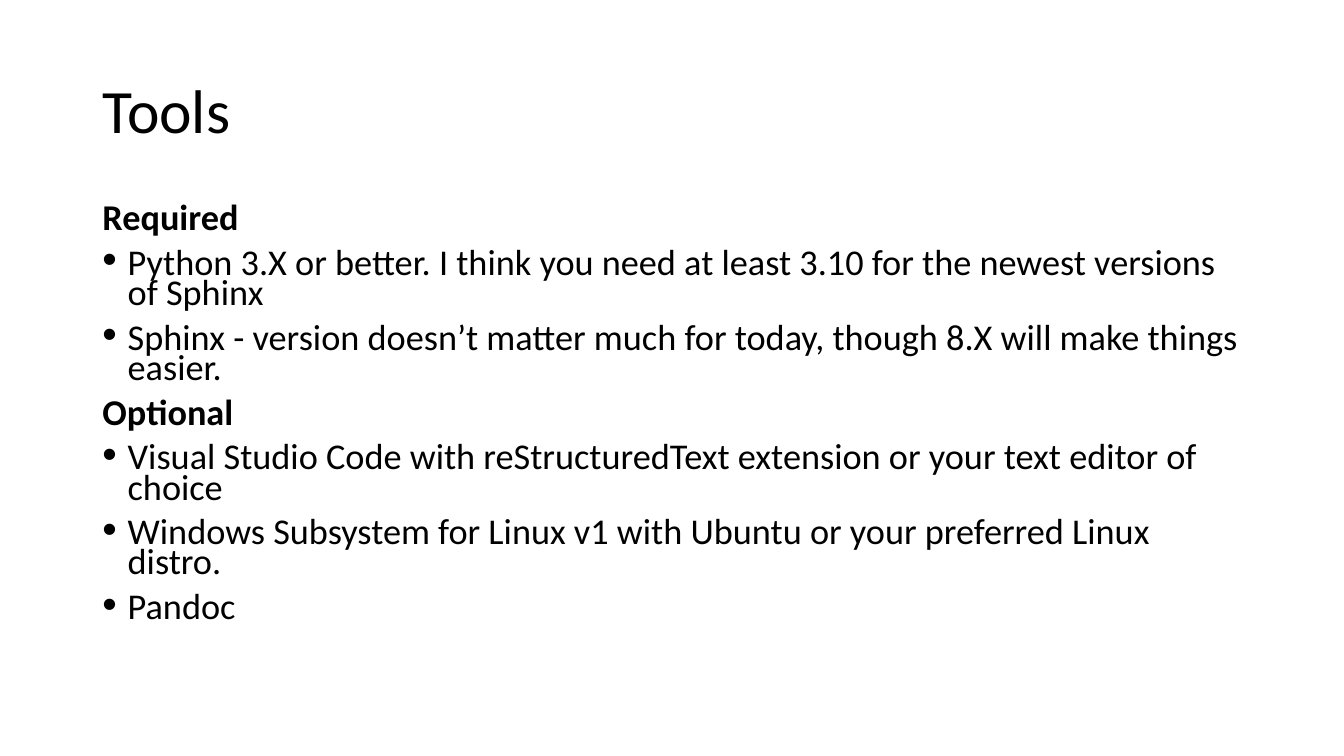
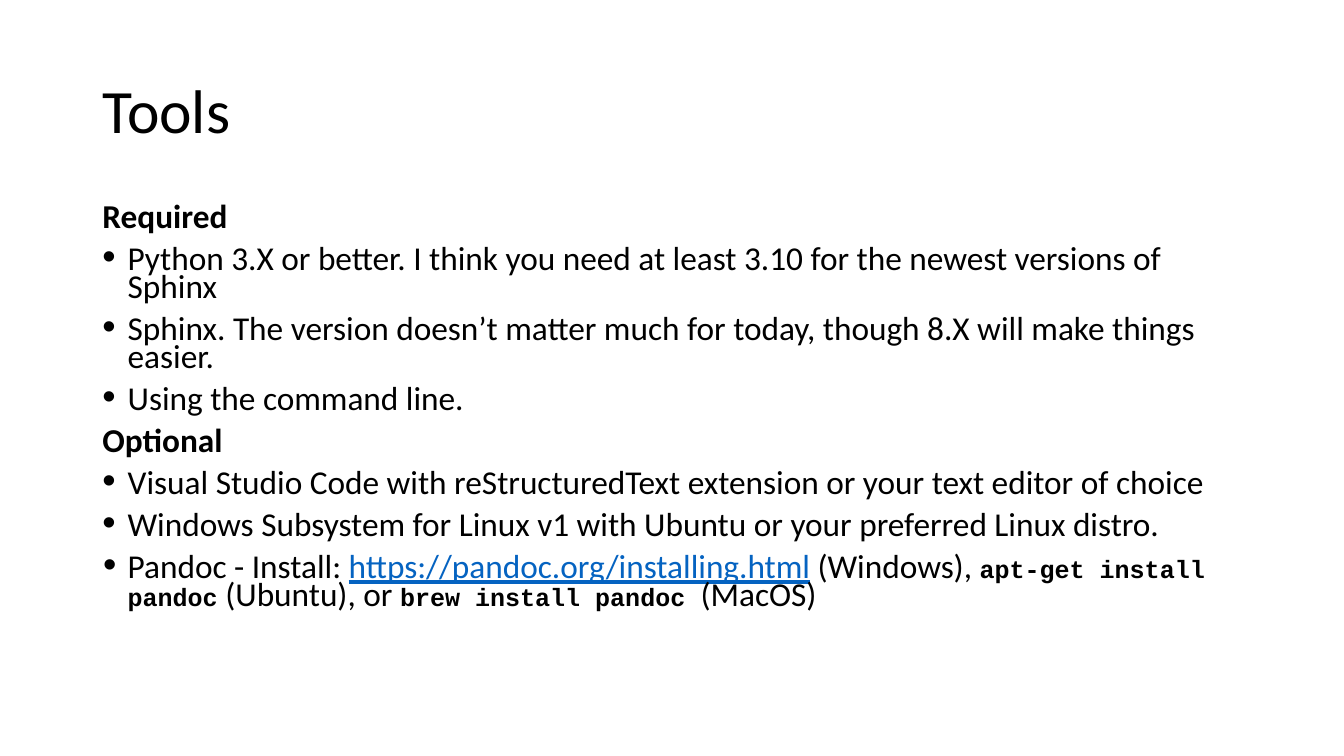
Before and after one commit to kevinputnam/tech-writing-school, a slide deck: slide 2 of _downloads/rest-sphinx-for-open-source.pptx. Drawn at 1344x756 pixels with LibreOffice and Linux fonts; fonts in the diff are those of the drawing. Boxes give left, top, right and bottom in pixels: in the first picture for what was removed or moved away, otherwise in the second. Text is boxed around its words. In the diff, an @@ line names an element or a change of style, - is before the commit and + after.

```diff
--- a/_downloads/rest-sphinx-for-open-source.pptx
+++ b/_downloads/rest-sphinx-for-open-source.pptx
@@ text at bbox=[102, 204, 1203, 542]: size 25.9 to 23.8 pt in "Required", "Python 3.X or better. I think you ...", "Optional", "Visual Studio Code with reStructuredText extension or ..." and 1 more places; indent changed @@
@@ text at bbox=[128, 316, 1194, 416]: text changed; size 25.9 to 23.8 pt @@
-• Sphinx - version doesn’t matter much for today, though 8.X will make things easier.
+• Sphinx. The version doesn’t matter much for today, though 8.X will make things easier.
+• Using the command line.
@@ text at bbox=[128, 553, 1205, 612]: text changed; size 25.9 to 23.8 pt @@
-• Pandoc
+• Pandoc - Install: https://pandoc.org/installing.html (Windows), apt-get install pandoc (Ubuntu), or brew install pandoc (MacOS)
```
Also in this commit, not shown: 5 other slides changed, 2 slides added.
